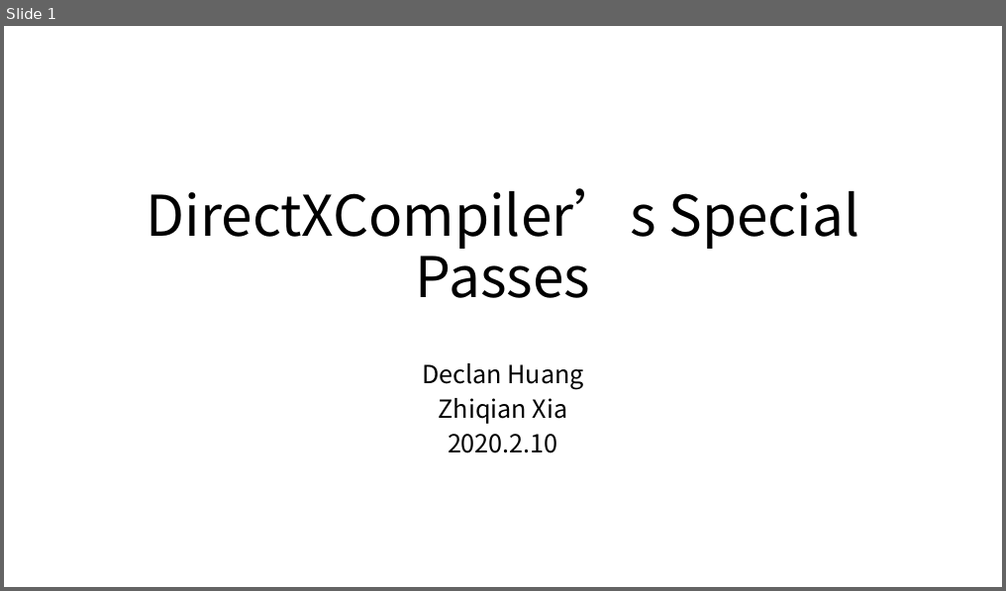
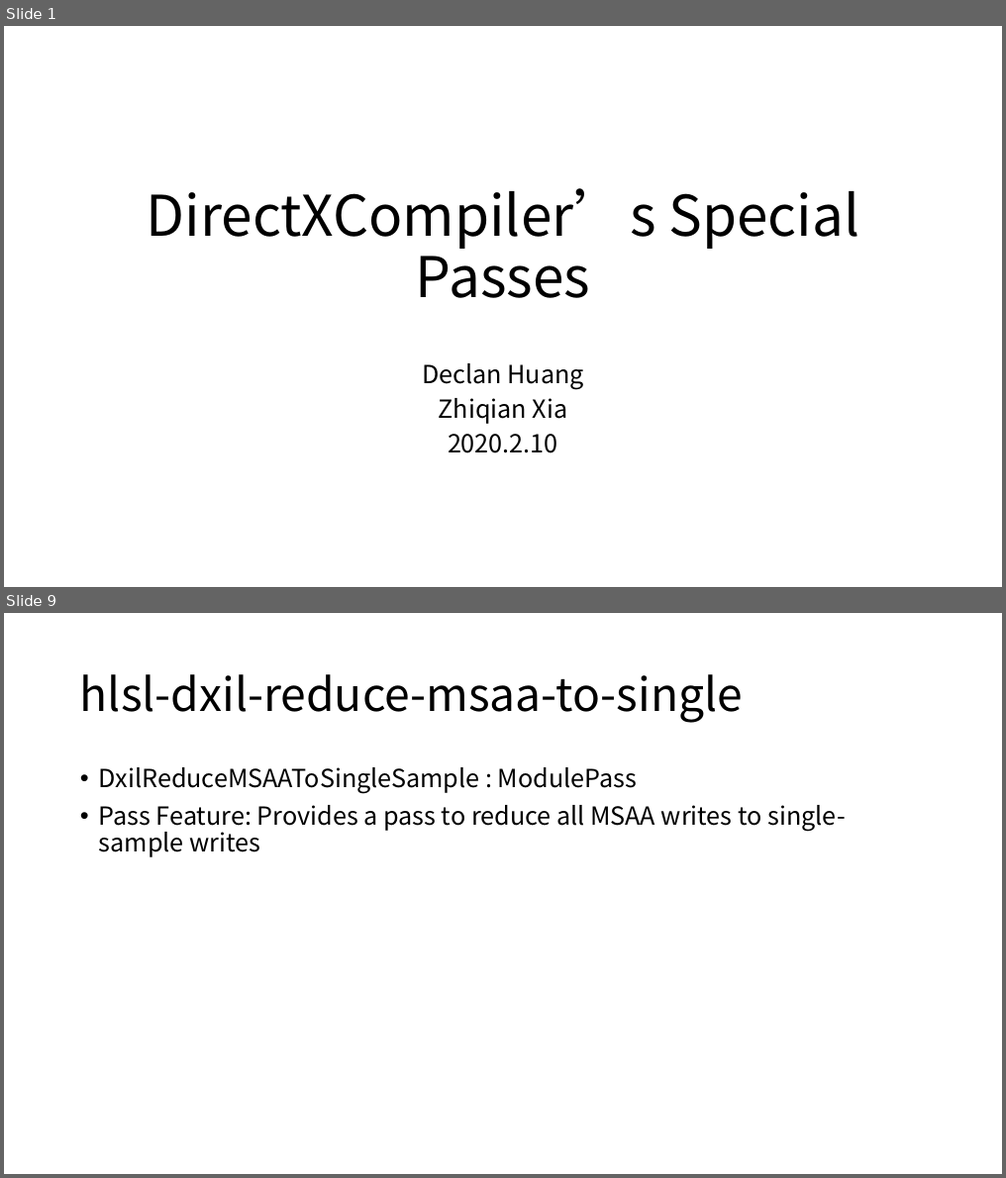
Before and after one commit to xiazhiqian/DXCompiler-Analysis, a slide deck: DirectXShaderCompiler.pptx. Shown one above the other, each under a label of ours: slide 1 before the commit, slides 1 and 9 after it; the slides between them are not shown. The pictures are 1006x591 and 1006x1178 pixels, drawn with LibreOffice and Linux fonts; fonts in the diff are those of the drawing. Boxes give left, top, right and bottom in pixels: in the first picture for what was removed or moved away, otherwise in the second. Text is boxed around its words. In the diff, an @@ line names an element or a change of style, - is before the commit and + after.

Commit message:
add hlsl-dxil-remove-discards && dxil-gvn-hoist

```diff
--- a/DirectXShaderCompiler.pptx
+++ b/DirectXShaderCompiler.pptx
@@ slide 9 added at <box>4,613,1002,1174</box>, background #FFFFFF @@
@@ title added at <box>80,674,743,723</box>, 44 pt, text #000000 @@
+hlsl-dxil-reduce-msaa-to-single
@@ text added at <box>99,767,845,858</box>, 24 pt, text #000000 @@
+• DxilReduceMSAAToSingleSample : ModulePass
+• Pass Feature: Provides a pass to reduce all MSAA writes to single-sample writes
```
Also in this commit, not shown: 6 slides changed, 3 other slides added.
